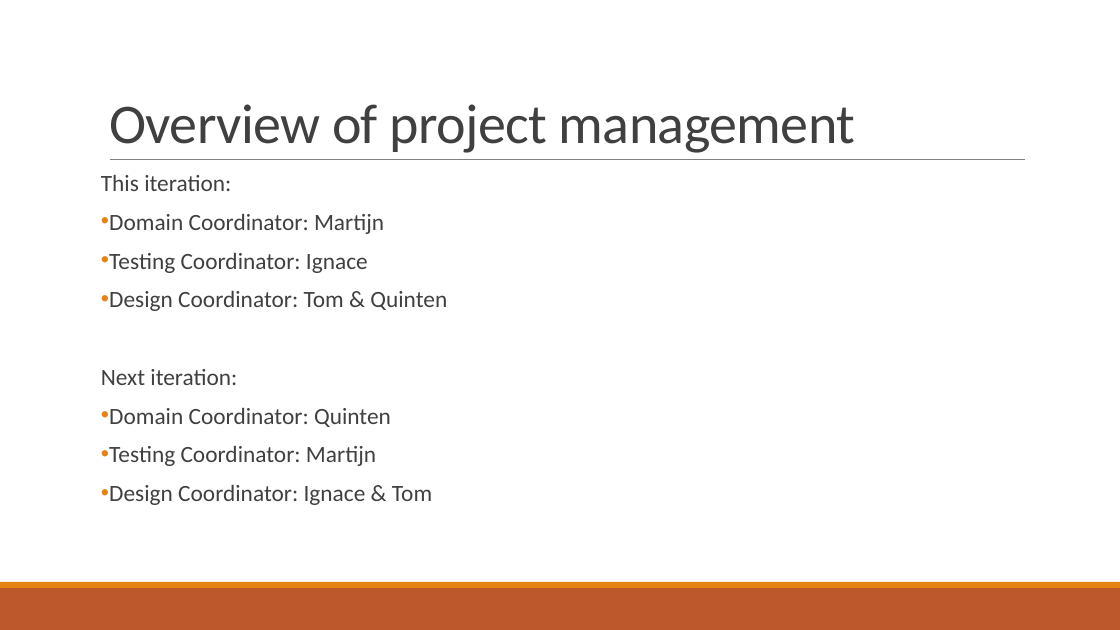
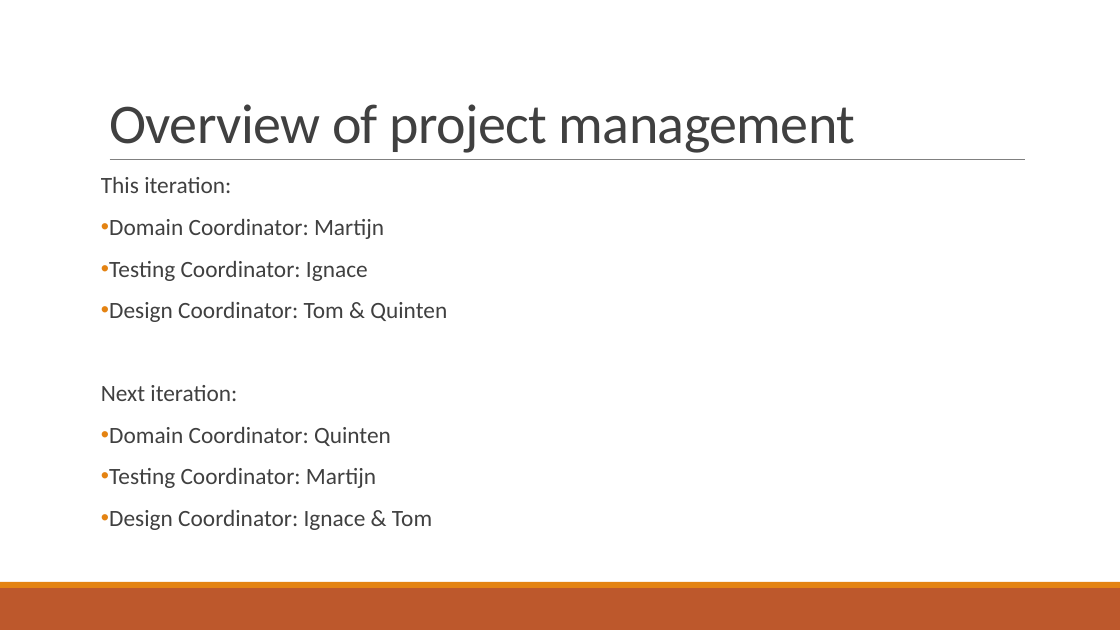
Before and after one commit to IgnaceBleukx/Software-Ontwerp, a slide deck: slide 19 of Presentaties/Iteration2.pptx. Drawn at 1120x630 pixels with LibreOffice and Linux fonts; fonts in the diff are those of the drawing. Boxes give left, top, right and bottom in pixels: in the first picture for what was removed or moved away, otherwise in the second. Text is boxed around its words. In the diff, an @@ line names an element or a change of style, - is before the commit and + after.

```diff
--- a/Presentaties/Iteration2.pptx
+++ b/Presentaties/Iteration2.pptx
@@ text "This iteration:" at [101, 177, 447, 530]: line spacing 0.8 to 0.9 @@
```
Also in this commit, not shown: 2 other slides changed.
